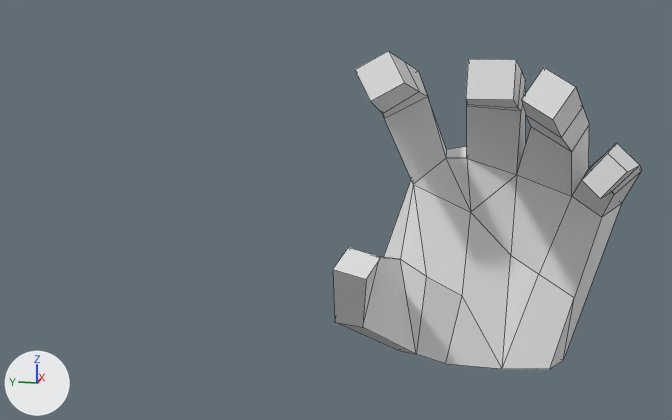
An edit to the FBX model Assets/FBX/monsterHand.fbx, drawn before and after from the same camera.
Camera for both pictures: a 50 mm camera at (2.31, 42.83, 2.59) aimed at (6.94, 43.75, 1.43). The lights are fixed; the arrows at lower left show +X, +Y and +Z. The picture after the commit comes second. Mesh edges are drawn as thin lines. Where no turn or scale is listed for an object, it has been applied to the vertices.

In view in the first picture: 'Mesh_MonsterHand'.
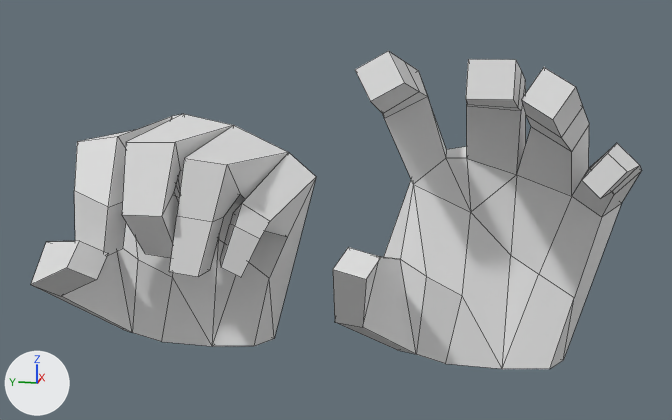
Commit message: monster hand

What changed in the scene script:
```text
Add me_plane_279:
    me_plane_279.from_pydata(...)  # 85 vertices, 91 faces; spans x -0.849..0.17, y -0.64..0.797, z -0.674..0.621
Add ob_mesh_monsterhandgrip:
    ob_mesh_monsterhandgrip = bpy.data.objects.new('Mesh_MonsterHandGrip', me_plane_279)
    ob_mesh_monsterhandgrip.location = (7.282, 44.589, 1.222)
```

What differs and where, as boxes (x1, y1, x2, y2) in the pictures (672 x 420 px):
'Mesh_MonsterHandGrip', added: after (31, 114, 316, 346)
